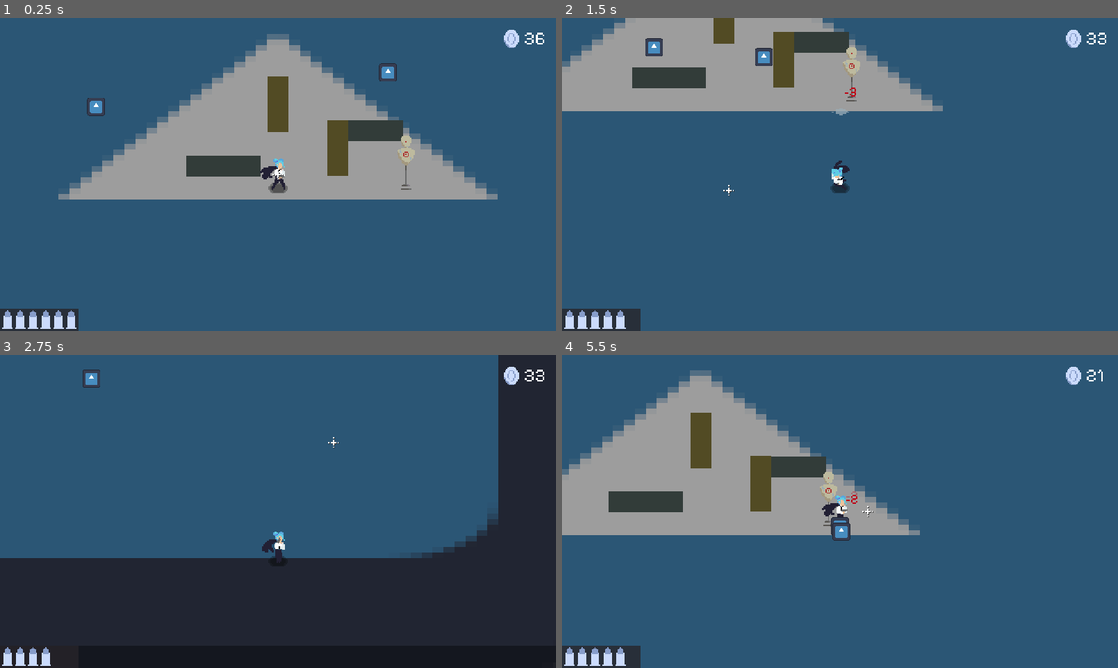
Above: before the commit, frames 1-4 (two rows, left to right).
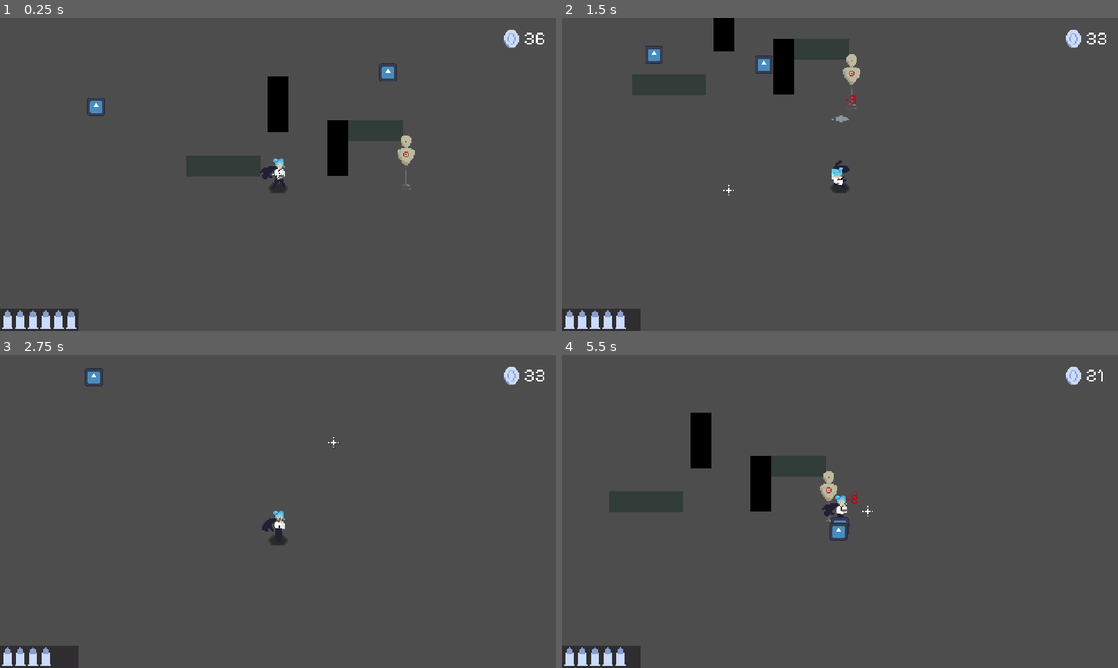
Above: after the commit, the same moments.

Repository: Niimphu/JGJ24
Game: Godot game, scene res://scenes/game/game.tscn
The game is run twice, just before and just after one commit, with the same random seed, the same clock (stepped at 60 frames per second) and the same inputs. The engine's default icon, where the game draws it, is replaced by a stand-in: a white triangle on a blue panel in a dark square.
Inputs (mouse positions are in pixels of both pictures, inside the frame that each line leads up to):
- Up to frame 1 (0.25 s): no input
- Up to frame 2 (1.5 s): move the mouse to (962, 158) at 0.52 s; hold D (move_right) 0.53-1.28 s; click (962, 158) at 0.6 s; move the mouse to (728, 190) at 1.27 s; hold S (move_down) from 1.28 s (still down); tap Space (roll) at 1.35 s
- Up to frame 3 (2.75 s): move the mouse to (333, 442) at 2.02 s; release S (move_down) at 2.03 s; hold D (move_right) from 2.03 s (still down); click (333, 442) at 2.1 s
- Up to frame 4 (5.5 s): move the mouse to (812, 574) at 2.77 s; release D (move_right) at 2.78 s; hold W (move_up) 2.78-3.53 s; tap Space (roll) at 2.85, 4.35 s; move the mouse to (1006, 558) at 3.52 s; hold A (move_left) 3.53-5.03 s; click (1006, 558) at 3.6 s; tap R (reload) at 4.15 s; move the mouse to (673, 464) at 4.27 s; move the mouse to (867, 511) at 5.02 s; hold S (move_down) from 5.03 s (still down); click (867, 511) at 5.1 s

The runs differ from the first frame. In frame 1, 96% of the frame differs, in the area x 0-100%, y 0-100%; in frame 2, 97%; in frame 3, 99%; in frame 4, 97%.

Commit message:
tidy

Diff:
--- a/scenes/entities/player.gd
+++ b/scenes/entities/player.gd
@@ -23,7 +23,7 @@
 
 
 const SPEED := 180
-const ROLL_MULT := 3.5
+const ROLL_MULT := 3.2
 const ROLL_FRICTION := 1200
 var state := IDLE
 var direction := Vector2.ZERO
--- a/scenes/entities/test_enemy.gd
+++ b/scenes/entities/test_enemy.gd
@@ -8,7 +8,6 @@
 var hit_count = 0
 
 func _physics_process(_delta):
-	print(Navigator.get_next_path_position())
 	var direction: Vector2 = to_local(Navigator.get_next_path_position()).normalized()
 	velocity = direction * speed
 	move_and_slide()
@@ -22,5 +21,5 @@
 	Navigator.target_position = player.global_position
 
 
-func _on_area_2d_area_entered(area: Area2D) -> void:
+func _on_area_2d_area_entered(_area: Area2D) -> void:
 	queue_free()
--- a/scenes/game/game.gd
+++ b/scenes/game/game.gd
@@ -20,7 +20,6 @@
 
 
 func popup(amount: int, location: Vector2) -> void:
-	print(amount, " ", location)
 	var popup_instance := popup_scene.instantiate()
 	add_child(popup_instance)
 	popup_instance.global_position = location
--- a/scenes/game/game.tscn
+++ b/scenes/game/game.tscn
@@ -43,11 +43,10 @@
 CoinCount = NodePath("CanvasLayer/UI/MarginContainer/HBoxContainer/CoinCount")
 
 [node name="TempBG" type="Sprite2D" parent="."]
+visible = false
 modulate = Color(0.61339, 0.61339, 0.61339, 1)
 scale = Vector2(9.46875, 4.75)
 texture = ExtResource("1_15yqf")
-
-[node name="BulletManager" type="Node2D" parent="."]
 
 [node name="WorldBoundary" type="StaticBody2D" parent="."]
 
@@ -166,6 +165,8 @@
 [node name="CollisionShape2D" type="CollisionShape2D" parent="Entities/Dummy"]
 position = Vector2(0, 2.71364)
 shape = SubResource("CircleShape2D_f5gu8")
+
+[node name="BulletManager" type="Node2D" parent="."]
 
 [node name="Crosshair" type="Sprite2D" parent="."]
 texture = ExtResource("5_wq68m")
Binary file changed: assets/images/TestWall.png
